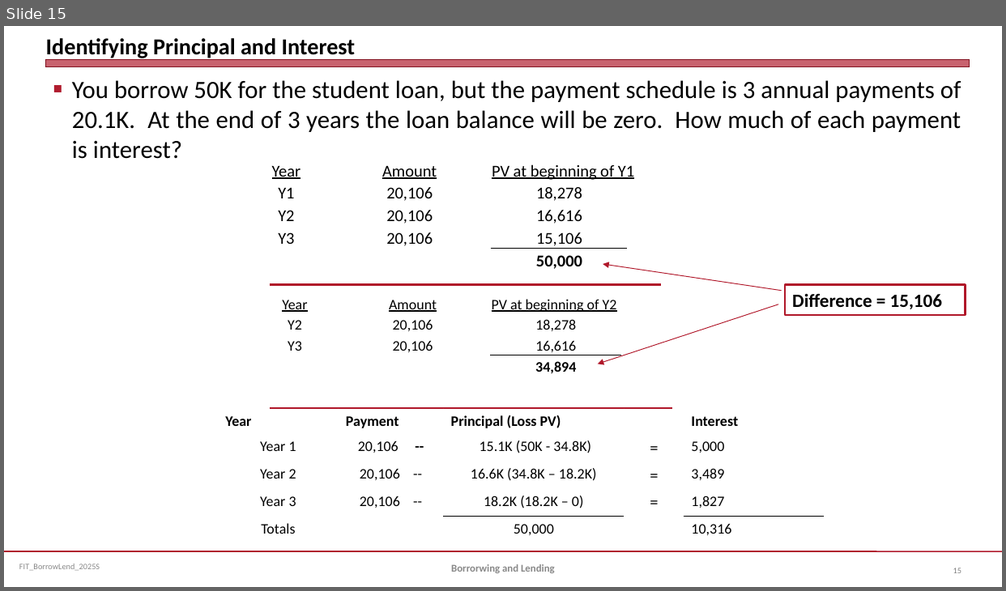
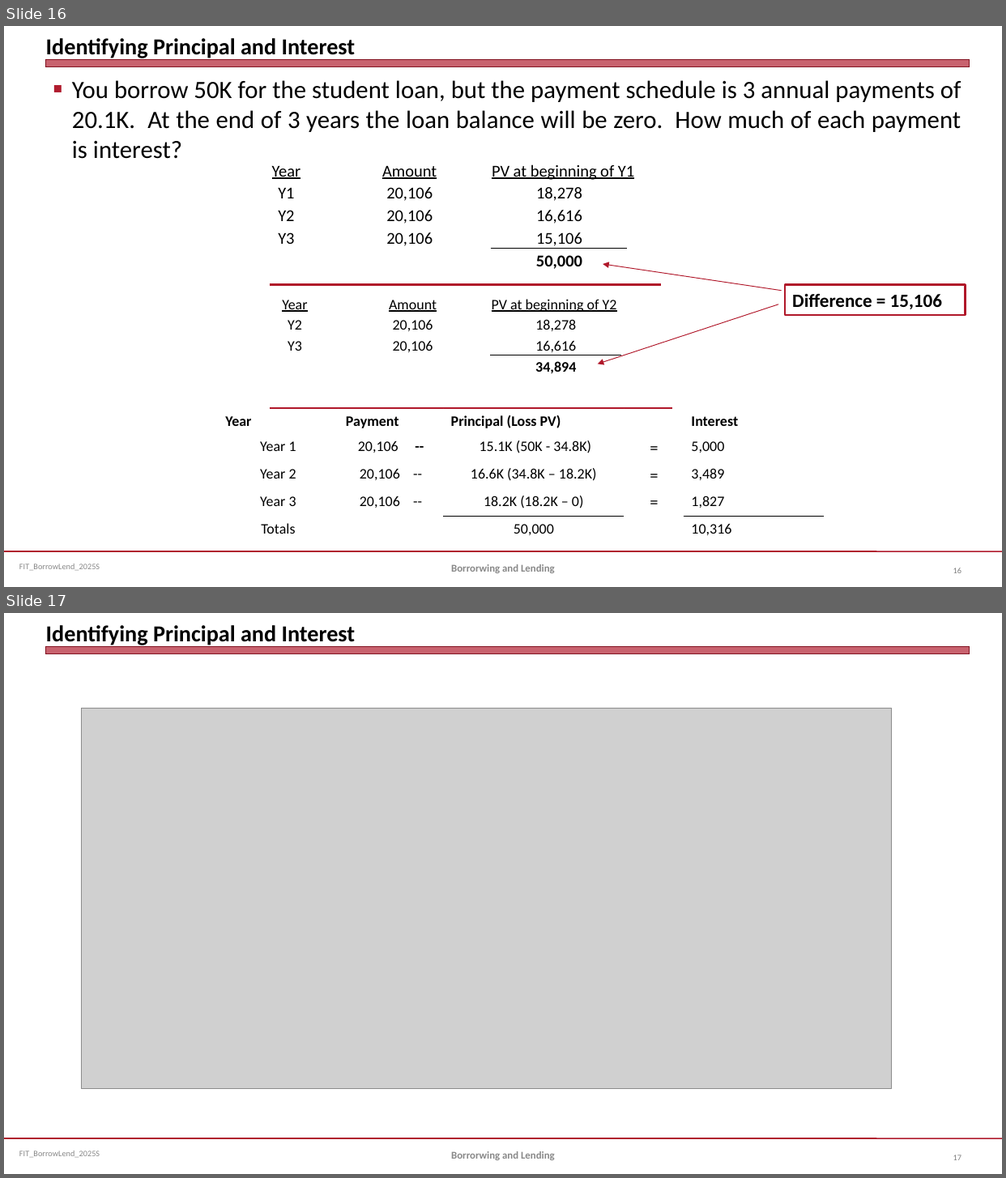
Before and after one commit to jmc877/Fed-Income-Tax, a slide deck: slides/FIT_BorrowLend_2025S.pptx. Shown one above the other, each under a label of ours: slide 15 before the commit, slides 16 and 17 after it. The pictures are 1006x591 and 1006x1178 pixels, drawn with LibreOffice and Linux fonts; fonts in the diff are those of the drawing; grey boxes stand for pictures. Boxes give left, top, right and bottom in pixels: in the first picture for what was removed or moved away, otherwise in the second. Text is boxed around its words. In the diff, an @@ line names an element or a change of style, - is before the commit and + after.

```diff
--- a/slides/FIT_BorrowLend_2025S.pptx
+++ b/slides/FIT_BorrowLend_2025S.pptx
@@ slide 17 added at (x1=4, y1=613, x2=1002, y2=1174), background #FFFFFF; not listed: 3 template elements that a slide beside it also shows @@
@@ title added at (x1=46, y1=625, x2=356, y2=647), 22 pt, text #000000, bold @@
+Identifying Principal and Interest
@@ picture added at (x1=81, y1=708, x2=891, y2=1089) @@
@@ text added at (x1=451, y1=1152, x2=555, y2=1161), 10 pt, text #898989, bold @@
+Borrorwing and Lending
@@ page number added at (x1=953, y1=1155, x2=961, y2=1161), 8 pt, text #808080 @@
+17
@@ what was slide 15 is now slide 16 @@
```
Also in this commit, not shown: 2 slides changed, 8 other slides added, 5 other files.
